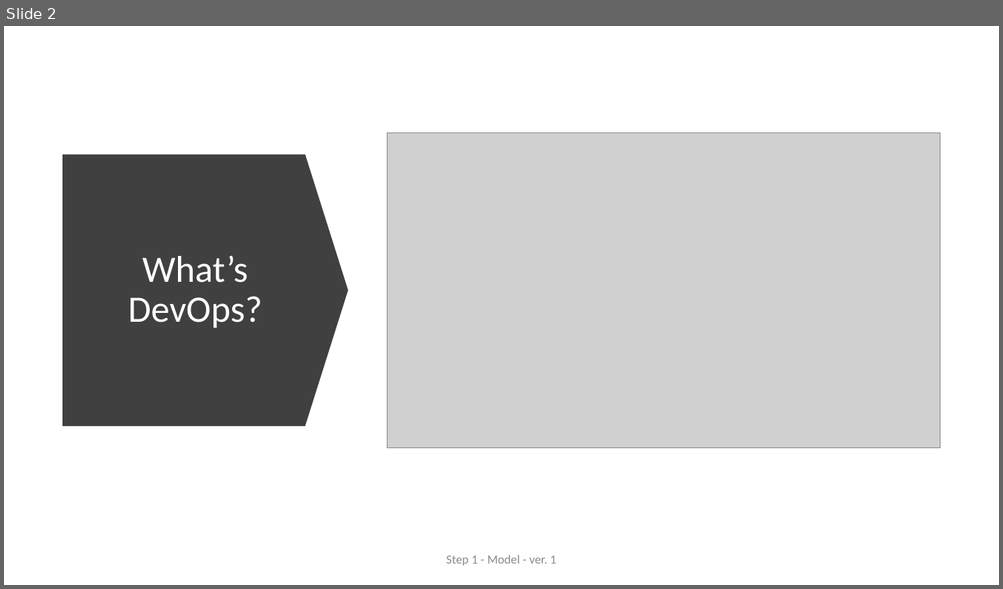
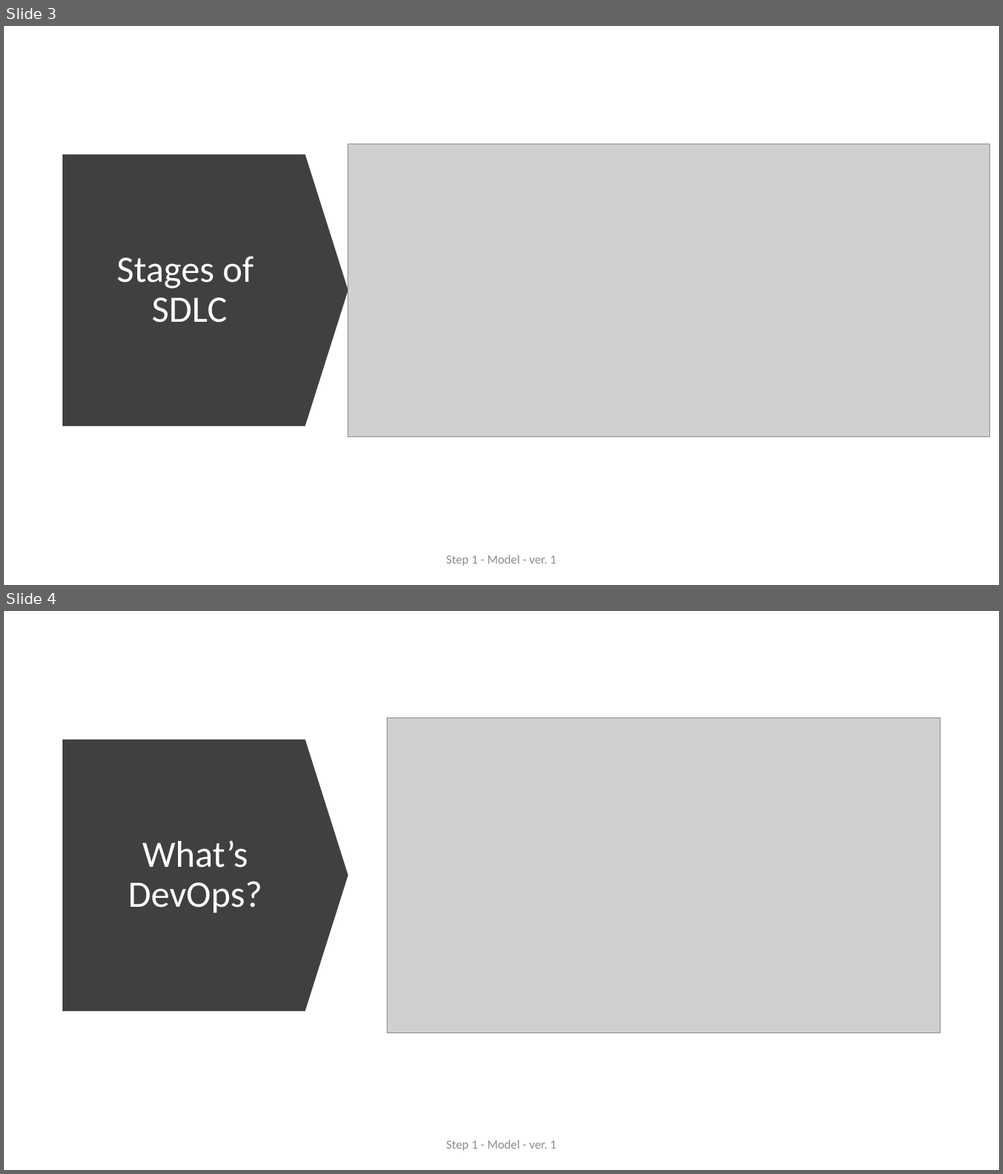
Before and after one commit to ext4dmin/DevOps-Mentorship, a slide deck: Step1-Model_presentation.pptx. Shown one above the other, each under a label of ours: slide 2 before the commit, slides 3 and 4 after it. The pictures are 1003x589 and 1003x1174 pixels, drawn with LibreOffice and Linux fonts; fonts in the diff are those of the drawing; grey boxes stand for pictures. Boxes give left, top, right and bottom in pixels: in the first picture for what was removed or moved away, otherwise in the second. Text is boxed around its words. In the diff, an @@ line names an element or a change of style, - is before the commit and + after.

Commit message:
start work on sdlc section

```diff
--- a/Step1-Model_presentation.pptx
+++ b/Step1-Model_presentation.pptx
@@ slide 3 added at (4, 26, 999, 585), background #FFFFFF @@
@@ down arrow added at (63, 154, 349, 426), fill #404040 @@
@@ picture added at (348, 144, 990, 437) @@
@@ title added at (116, 256, 253, 323), 36 pt, text #FFFFFF @@
+Stages of
+SDLC
@@ text added at (446, 555, 556, 566), 12 pt, text #8C8C8C @@
+Step 1 - Model - ver. 1
@@ what was slide 2 is now slide 4 @@
```
Also in this commit, not shown: 1 slide changed, 1 other slide added, 1 other file.
